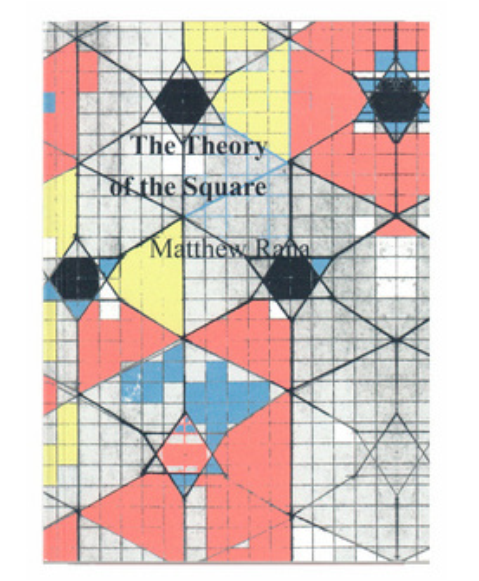
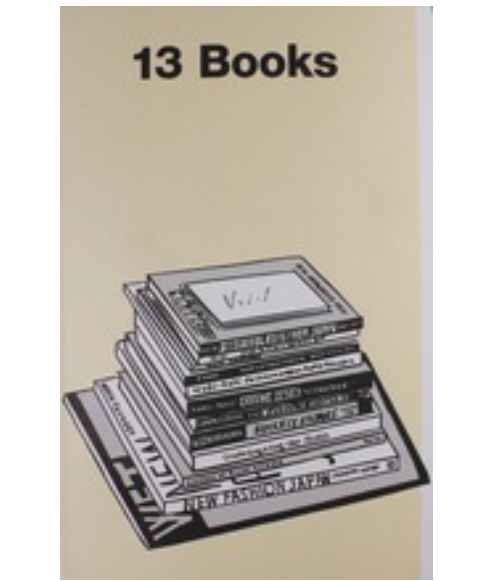
Layer changes from the first 479px x 581px image to the second:
hid "Layer 5" over [26, 6, 442, 580]
showed "Layer 1" over [60, 6, 433, 580]
